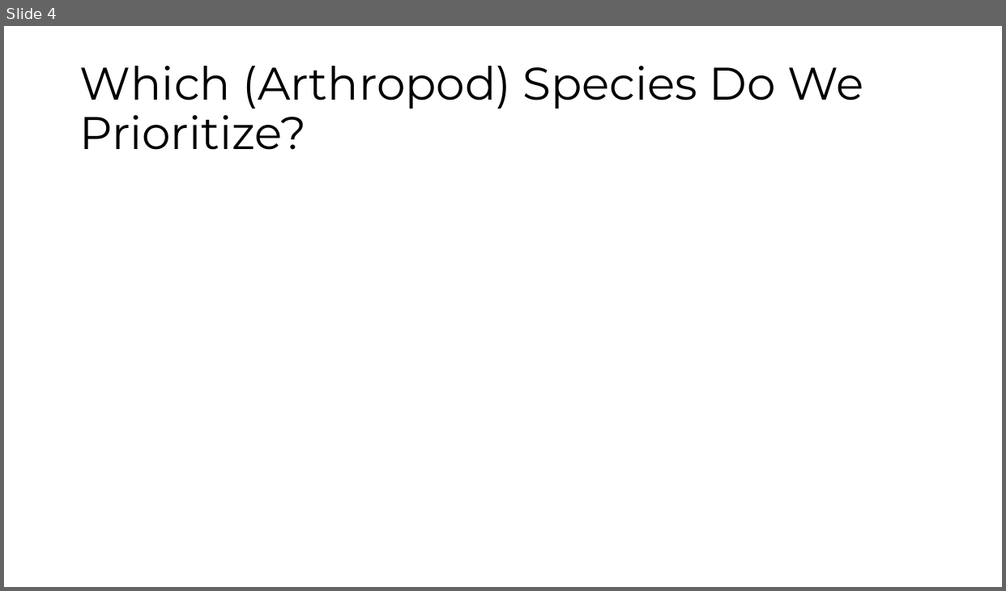
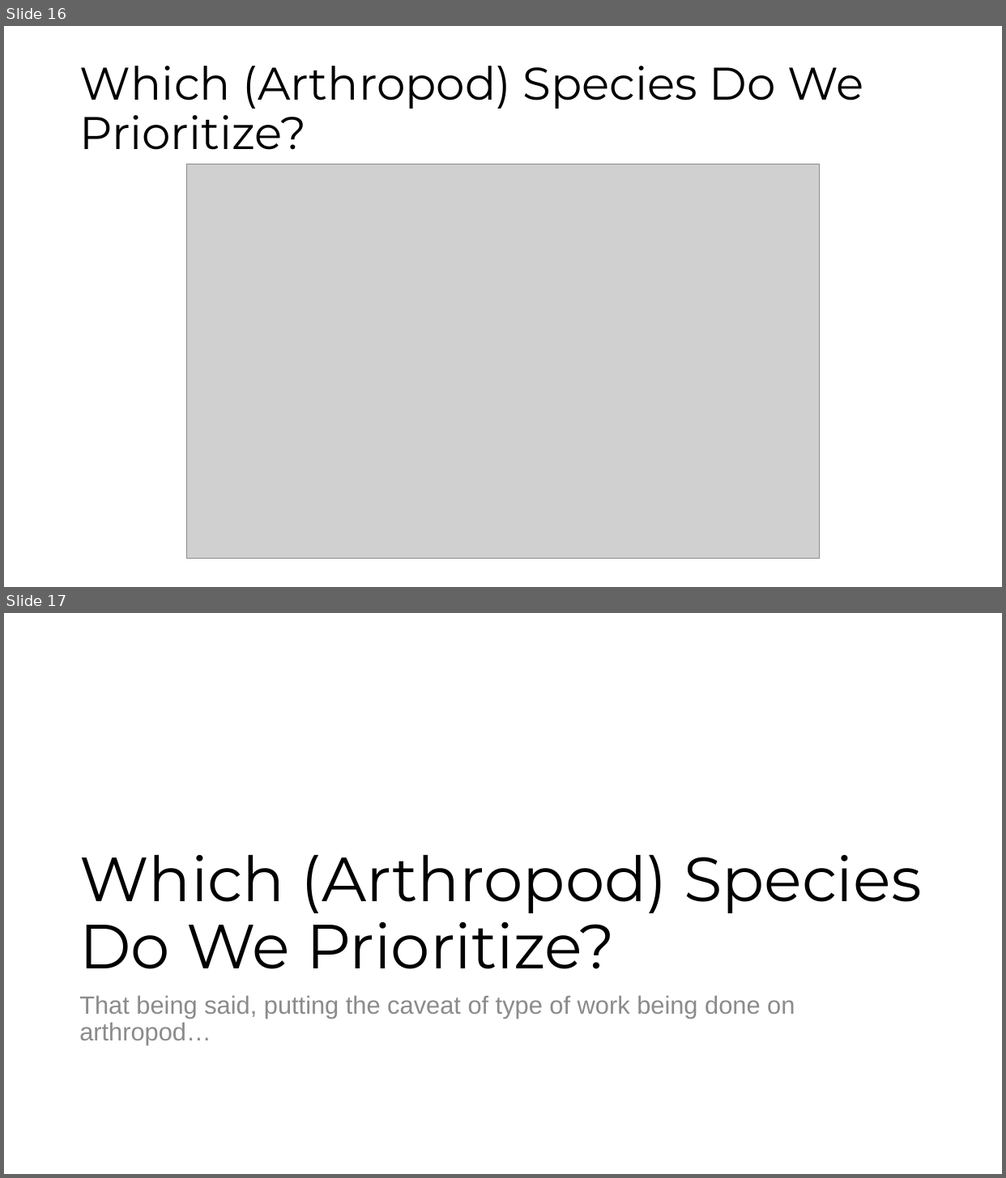
Before and after one commit to molikd/SearchPrioritize, a slide deck: Entomology_Outline.pptx. Shown one above the other, each under a label of ours: slide 4 before the commit, slides 16 and 17 after it. The pictures are 1006x591 and 1006x1178 pixels, drawn with LibreOffice and Linux fonts; fonts in the diff are those of the drawing; grey boxes stand for pictures. Boxes give left, top, right and bottom in pixels: in the first picture for what was removed or moved away, otherwise in the second. Text is boxed around its words. In the diff, an @@ line names an element or a change of style, - is before the commit and + after.

```diff
--- a/Entomology_Outline.pptx
+++ b/Entomology_Outline.pptx
@@ slide 17 added at bbox=[4, 613, 1002, 1174], background #FFFFFF @@
@@ title added at bbox=[79, 855, 922, 969], 60 pt, text #000000 @@
+Which (Arthropod) Species Do We Prioritize?
@@ text added at bbox=[79, 996, 795, 1045], 24 pt, text #8C8C8C @@
+That being said, putting the caveat of type of work being done on arthropod…
@@ what was slide 4 is now slide 16 @@
@@ slide 16 changed as well @@
@@ picture added at bbox=[187, 165, 820, 558] @@
```
Also in this commit, not shown: 3 other slides changed, 14 other slides added, 15 other files.
